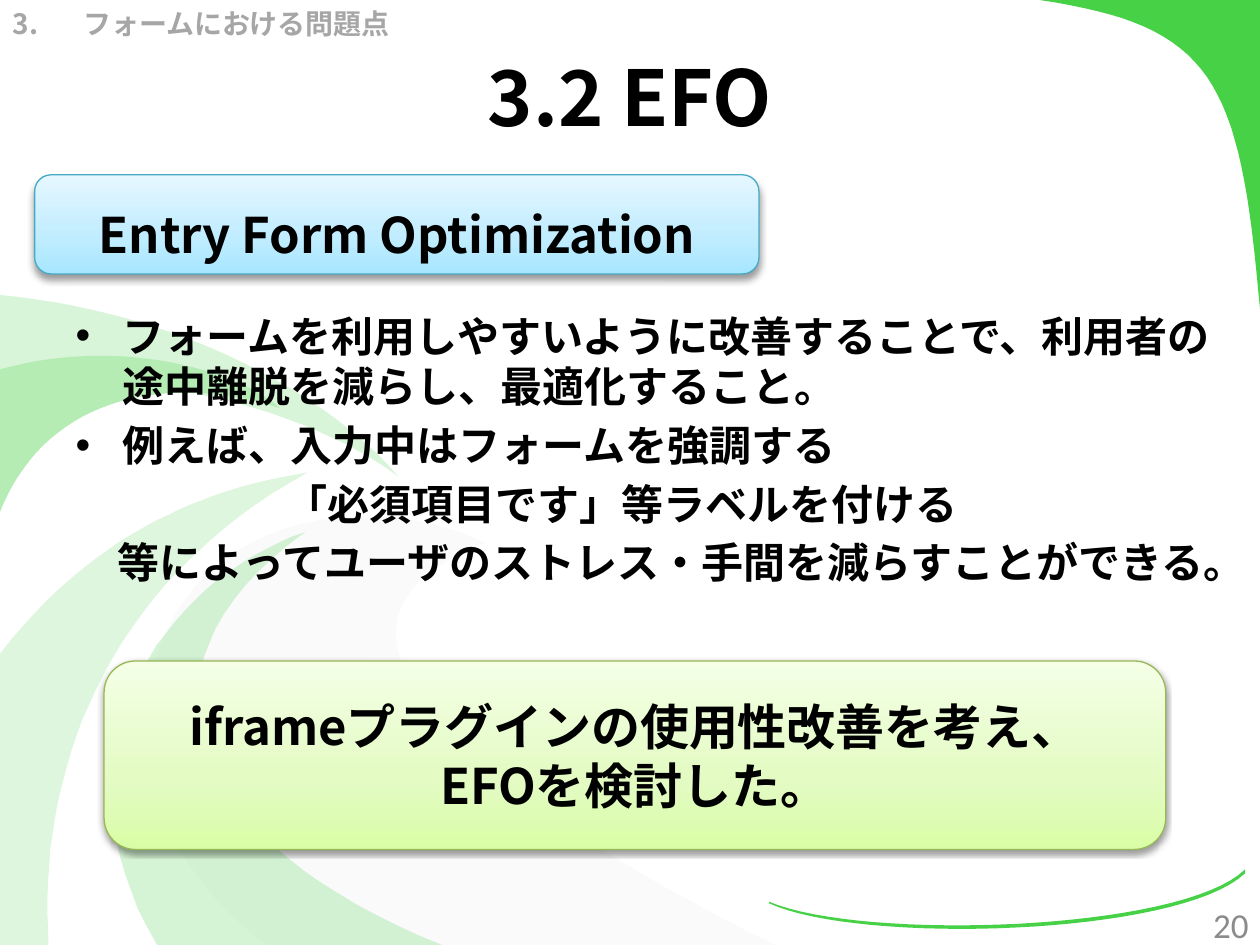
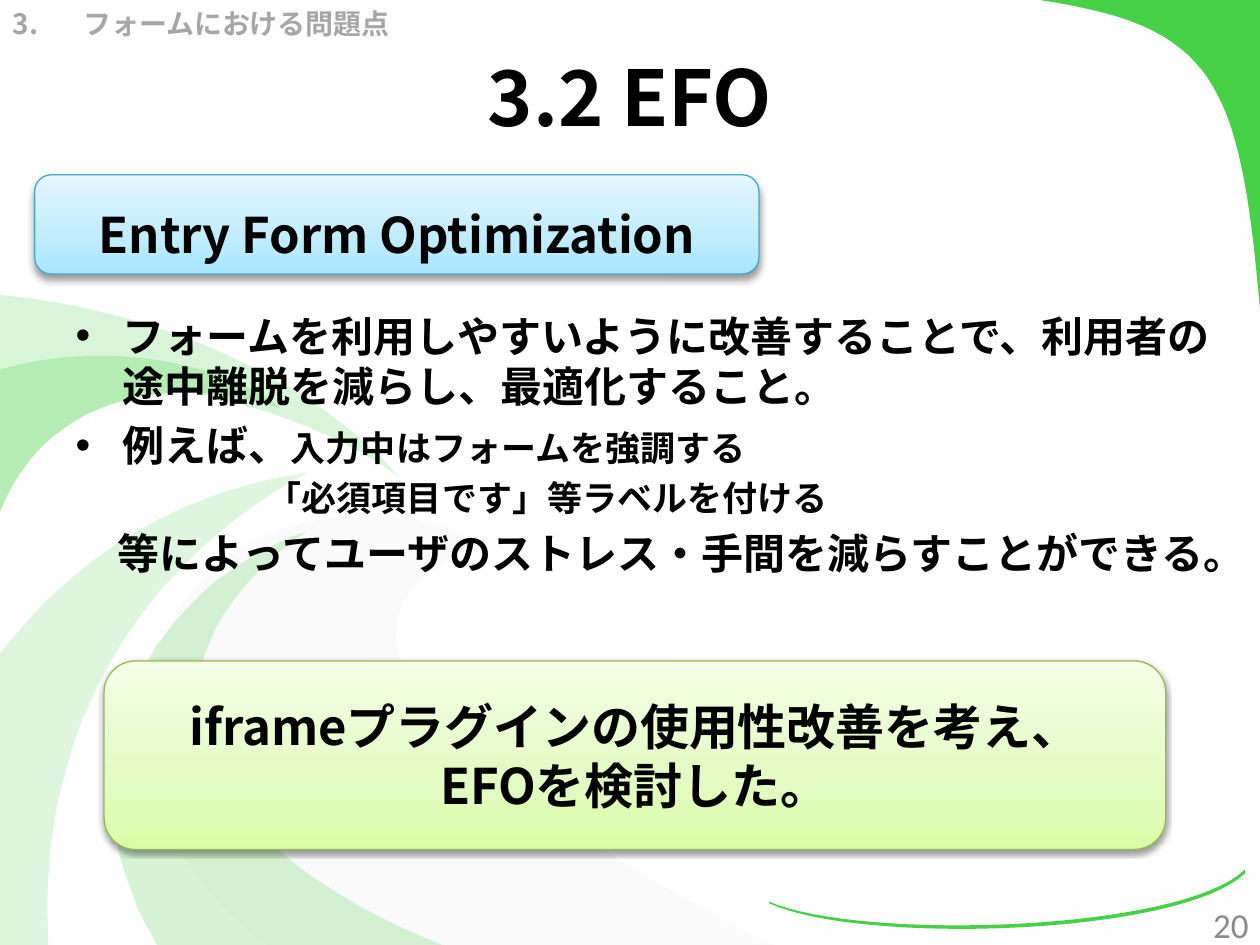
Before and after one commit to kotaro0717/Report-Management, a slide deck: slide 20 of 1.中間報告/3.発表資料/report_hokada.pptx. Drawn at 1260x945 pixels with LibreOffice and Linux fonts; fonts in the diff are those of the drawing. Boxes give left, top, right and bottom in pixels: in the first picture for what was removed or moved away, otherwise in the second. Text is boxed around its words. In the diff, an @@ line names an element or a change of style, - is before the commit and + after.

```diff
--- a/1.中間報告/3.発表資料/report_hokada.pptx
+++ b/1.中間報告/3.発表資料/report_hokada.pptx
@@ text at [123, 425, 828, 515]: size 24 to 20 pt in "例えば、入力中はフォームを強調する", "「必須項目です」等ラベルを付ける" @@
```
Also in this commit, not shown: 4 other slides changed, 1 slide added.
